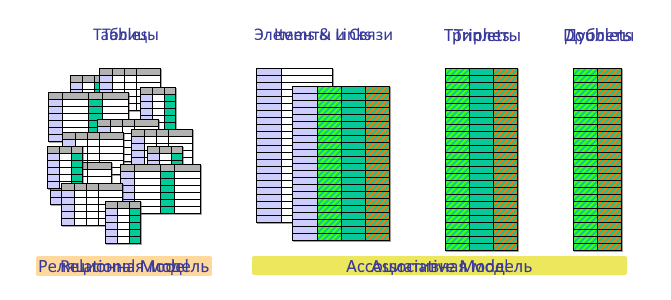
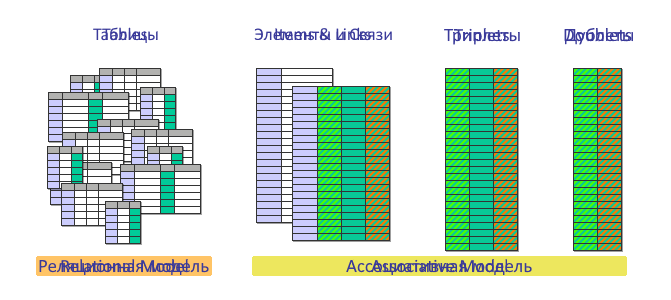
Before/after of a (671, 300) layered artwork. What changed in the layer stack:
painted on "Panels" over [36, 68, 627, 276]
renamed "Background" to "Tables", painted on it over [47, 68, 622, 251]
added layer "Shadows to background" above "White background" over [48, 69, 622, 251]
